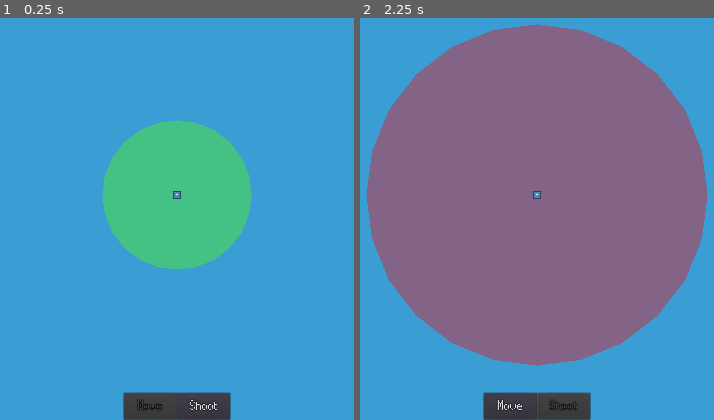
Above: before the commit, frames 1-2 (left to right).
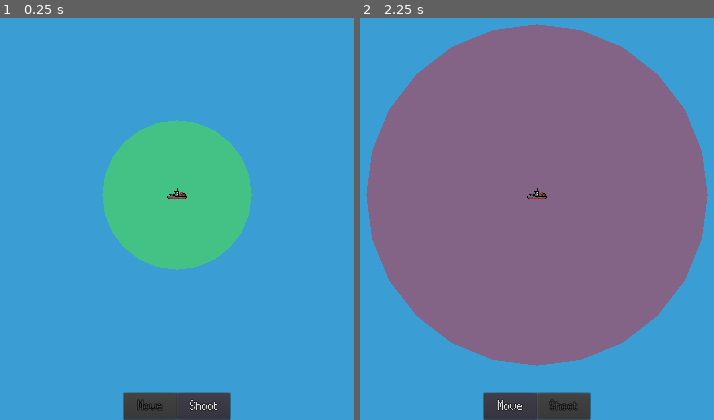
Above: after the commit, the same moments.

Repository: YoAMIOT/Boattle
Game: Godot game, scene res://scenes/entities/Boat.tscn
Same seed, same stepped clock (60 frames per second), same inputs: the game is played once before the commit and once after it. This scene is started directly instead of the project's main scene. The engine's default icon, where the game draws it, is replaced by a stand-in: a white triangle on a blue panel in a dark square.
Inputs:
- Up to frame 1 (0.25 s): no input
- Up to frame 2 (2.25 s): click "Shoot" at 0.5 s; click "Move" at 1.25 s; click "Shoot" at 2 s

The runs differ from the first frame. In frame 1, less than 0.1% of the frame differs, in the area x 47-53%, y 42-46%; in frame 2, less than 0.1%.

Commit message:
Added a default ship sprite and an animation for the move pointer

Diff:
--- a/Boattle/project.godot
+++ b/Boattle/project.godot
@@ -26,6 +26,30 @@
 window/size/height=1080
 window/stretch/mode="2d"
 window/stretch/aspect="keep"
+
+[importer_defaults]
+
+texture={
+"compress/bptc_ldr": 0,
+"compress/hdr_mode": 0,
+"compress/lossy_quality": 0.7,
+"compress/mode": 0,
+"compress/normal_map": 0,
+"detect_3d": true,
+"flags/anisotropic": false,
+"flags/filter": false,
+"flags/mipmaps": false,
+"flags/repeat": 0,
+"flags/srgb": 2,
+"process/HDR_as_SRGB": false,
+"process/fix_alpha_border": true,
+"process/invert_color": false,
+"process/normal_map_invert_y": false,
+"process/premult_alpha": false,
+"size_limit": 0,
+"stream": false,
+"svg/scale": 1.0
+}
 
 [input]
 
--- a/Boattle/scenes/entities/Boat.tscn
+++ b/Boattle/scenes/entities/Boat.tscn
@@ -1,12 +1,28 @@
-[gd_scene load_steps=6 format=2]
+[gd_scene load_steps=15 format=2]
 
-[ext_resource path="res://icon.png" type="Texture" id=1]
+[ext_resource path="res://ressources/animations/movePointer/movePointer1.png" type="Texture" id=1]
 [ext_resource path="res://scripts/entities/Boat.gd" type="Script" id=2]
 [ext_resource path="res://scenes/UI/PauseMenu.tscn" type="PackedScene" id=3]
 [ext_resource path="res://ressources/theme/buttonTheme.tres" type="Theme" id=4]
+[ext_resource path="res://ressources/sprites/ships/default.png" type="Texture" id=5]
+[ext_resource path="res://ressources/animations/movePointer/movePointer5.png" type="Texture" id=6]
+[ext_resource path="res://ressources/animations/movePointer/movePointer3.png" type="Texture" id=7]
+[ext_resource path="res://ressources/animations/movePointer/movePointer6.png" type="Texture" id=8]
+[ext_resource path="res://ressources/animations/movePointer/movePointer8.png" type="Texture" id=9]
+[ext_resource path="res://ressources/animations/movePointer/movePointer7.png" type="Texture" id=10]
+[ext_resource path="res://ressources/animations/movePointer/movePointer2.png" type="Texture" id=11]
+[ext_resource path="res://ressources/animations/movePointer/movePointer4.png" type="Texture" id=12]
 
 [sub_resource type="RectangleShape2D" id=1]
-extents = Vector2( 16, 16 )
+extents = Vector2( 24, 24 )
+
+[sub_resource type="SpriteFrames" id=2]
+animations = [ {
+"frames": [ ExtResource( 1 ), ExtResource( 11 ), ExtResource( 7 ), ExtResource( 12 ), ExtResource( 6 ), ExtResource( 8 ), ExtResource( 10 ), ExtResource( 9 ) ],
+"loop": true,
+"name": "default",
+"speed": 15.0
+} ]
 
 [node name="Boat" type="KinematicBody2D"]
 script = ExtResource( 2 )
@@ -31,17 +47,18 @@
 color = Color( 1, 0, 0, 0.368627 )
 polygon = PoolVector2Array( 0, -384, 99, -371, 192, -333, 272, -271, 333, -192, 371, -99, 384, 0, 371, 99, 333, 192, 271, 272, 192, 333, 99, 371, 0, 384, -99, 371, -192, 333, -271, 272, -333, 192, -371, 99, -384, 0, -371, -99, -333, -192, -271, -272, -192, -333, -99, -371 )
 
+[node name="MovePointer" type="AnimatedSprite" parent="."]
+visible = false
+position = Vector2( 0, -2.38419e-07 )
+scale = Vector2( 3, 2.75 )
+frames = SubResource( 2 )
+playing = true
+offset = Vector2( 0, -9 )
+
 [node name="Sprite" type="Sprite" parent="."]
-position = Vector2( -2.38419e-07, 4.76837e-07 )
-scale = Vector2( 0.5, 0.5 )
-texture = ExtResource( 1 )
-
-[node name="MovePointer" type="Sprite" parent="."]
-visible = false
-modulate = Color( 0.968627, 1, 0, 1 )
-rotation = 0.785398
-scale = Vector2( 0.2, 0.2 )
-texture = ExtResource( 1 )
+position = Vector2( 4.76837e-07, 4.76837e-07 )
+scale = Vector2( 2.5, 2.5 )
+texture = ExtResource( 5 )
 
 [node name="Camera" type="Camera2D" parent="."]
 current = true
@@ -66,6 +83,8 @@
 [node name="GameUI" type="Control" parent="UI"]
 anchor_right = 1.0
 anchor_bottom = 1.0
+margin_top = -0.000305176
+margin_bottom = -0.000244141
 mouse_filter = 2
 __meta__ = {
 "_edit_use_anchors_": false
Binary file added: Boattle/ressources/animations/movePointer/movePointer1.png
Not shown, added: Boattle/ressources/animations/movePointer/movePointer1.png.import
Binary file added: Boattle/ressources/animations/movePointer/movePointer2.png
Not shown, added: Boattle/ressources/animations/movePointer/movePointer2.png.import
Binary file added: Boattle/ressources/animations/movePointer/movePointer3.png
Not shown, added: Boattle/ressources/animations/movePointer/movePointer3.png.import
Binary file added: Boattle/ressources/animations/movePointer/movePointer4.png
Not shown, added: Boattle/ressources/animations/movePointer/movePointer4.png.import
Binary file added: Boattle/ressources/animations/movePointer/movePointer5.png
Not shown, added: Boattle/ressources/animations/movePointer/movePointer5.png.import
Binary file added: Boattle/ressources/animations/movePointer/movePointer6.png
Not shown, added: Boattle/ressources/animations/movePointer/movePointer6.png.import
(and 6 more such lines)
